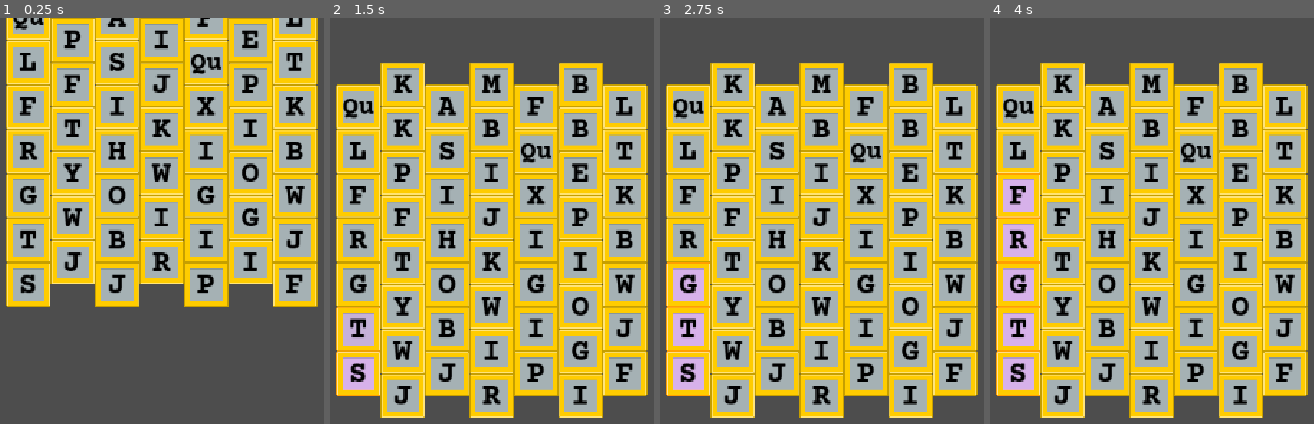
Above: before the commit, frames 1-4 (left to right).
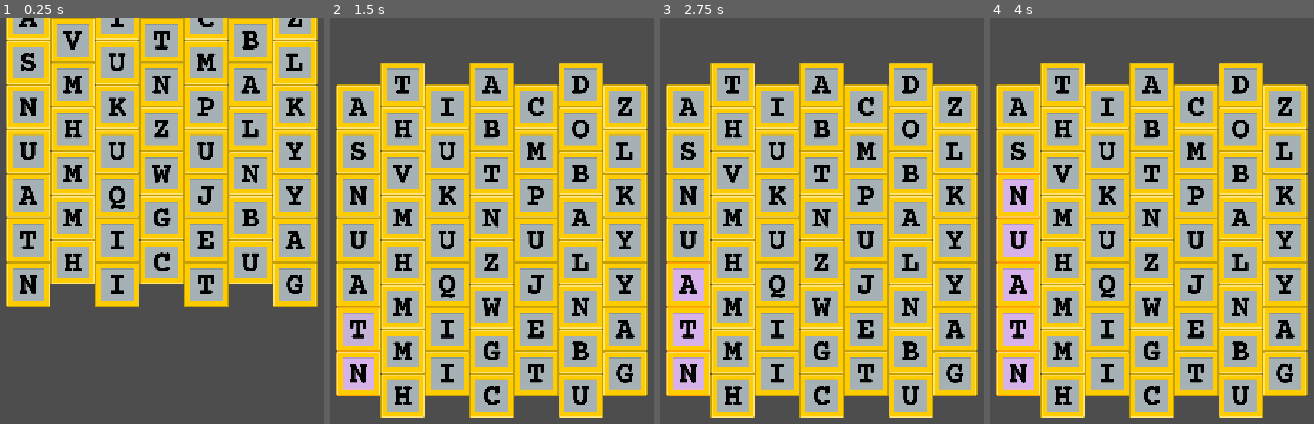
Above: after the commit, the same moments.

Repository: Kurrahman/kutubuku-godot
Game: Godot game, scene res://scenes/Game.tscn
The game is run twice, just before and just after one commit, with the same random seed, the same clock (stepped at 60 frames per second) and the same inputs.
Inputs (mouse positions are in pixels of both pictures, inside the frame that each line leads up to):
- Up to frame 1 (0.25 s): no input
- Up to frame 2 (1.5 s): move the mouse to (359, 375) at 0.52 s; click (359, 375) at 0.67 s; tap Enter at 1.25 s; move the mouse to (359, 330) at 1.27 s; click (359, 330) at 1.42 s
- Up to frame 3 (2.75 s): tap Space at 2 s; move the mouse to (689, 285) at 2.02 s; click (689, 285) at 2.17 s
- Up to frame 4 (4 s): tap Enter at 2.75 s; move the mouse to (1019, 241) at 2.77 s; click (1019, 241) at 2.92 s; tap Space at 3.5 s; move the mouse to (1019, 196) at 3.52 s; click (1019, 196) at 3.67 s

The runs differ from the first frame. In frame 1, 6.5% of the frame differs, in the area x 4-95%, y 0-68%; in frame 2, 7.7%; in frame 3, 7.7%; in frame 4, 7.7%, in the area x 4-95%, y 13-96%.

Commit message:
add dictionary and improve letter selections

Diff:
--- a/game-components/Tile.tscn
+++ b/game-components/Tile.tscn
@@ -3,6 +3,43 @@
 [ext_resource type="Texture2D" uid="uid://c5i0fq7p0kk42" path="res://assets/letter.png" id="1_j13wd"]
 [ext_resource type="Script" uid="uid://ckmlk6kd0o437" path="res://scripts/tile.gd" id="1_ueedy"]
 [ext_resource type="FontFile" uid="uid://xsv5kaod5wnw" path="res://assets/fonts/CourierPrime-Bold.ttf" id="3_3njqm"]
+
+[sub_resource type="Animation" id="Animation_3njqm"]
+length = 0.001
+tracks/0/type = "value"
+tracks/0/imported = false
+tracks/0/enabled = true
+tracks/0/path = NodePath(".:offset")
+tracks/0/interp = 1
+tracks/0/loop_wrap = true
+tracks/0/keys = {
+"times": PackedFloat32Array(0),
+"transitions": PackedFloat32Array(1),
+"update": 0,
+"values": [Vector2(0, 0)]
+}
+
+[sub_resource type="Animation" id="Animation_2isxq"]
+resource_name = "shake"
+length = 0.12999999999999998
+tracks/0/type = "value"
+tracks/0/imported = false
+tracks/0/enabled = true
+tracks/0/path = NodePath(".:offset")
+tracks/0/interp = 1
+tracks/0/loop_wrap = true
+tracks/0/keys = {
+"times": PackedFloat32Array(0.001, 0.03, 0.07, 0.1, 0.13),
+"transitions": PackedFloat32Array(1, 1, 1, 1, 1),
+"update": 0,
+"values": [Vector2(0, 0), Vector2(32, 0), Vector2(0, 0), Vector2(-32, 0), Vector2(0, 0)]
+}
+
+[sub_resource type="AnimationLibrary" id="AnimationLibrary_ncocv"]
+_data = {
+&"RESET": SubResource("Animation_3njqm"),
+&"shake": SubResource("Animation_2isxq")
+}
 
 [sub_resource type="RectangleShape2D" id="RectangleShape2D_ogq8d"]
 size = Vector2(64, 64)
@@ -17,26 +54,31 @@
 scale = Vector2(0.25, 0.25)
 texture = ExtResource("1_j13wd")
 
-[node name="CollisionShape2D" type="CollisionShape2D" parent="." unique_id=1487591150]
-shape = SubResource("RectangleShape2D_ogq8d")
-
-[node name="Label" type="Label" parent="." unique_id=1819279132]
-anchors_preset = 8
+[node name="Label" type="Label" parent="Sprite" unique_id=1819279132]
+anchors_preset = -1
 anchor_left = 0.5
 anchor_top = 0.5
 anchor_right = 0.5
 anchor_bottom = 0.5
-offset_left = -24.0
-offset_top = -24.0
-offset_right = 24.0
-offset_bottom = 28.0
+offset_left = -223.99997
+offset_top = -285.0
+offset_right = -32.0
+offset_bottom = 53.0
 grow_horizontal = 2
 grow_vertical = 2
+size_flags_horizontal = 4
 theme_override_colors/font_color = Color(0, 0, 0, 1)
 theme_override_fonts/font = ExtResource("3_3njqm")
-theme_override_font_sizes/font_size = 45
+theme_override_font_sizes/font_size = 180
 horizontal_alignment = 1
 vertical_alignment = 1
+
+[node name="AnimationPlayer" type="AnimationPlayer" parent="." unique_id=1547637088]
+root_node = NodePath("../Sprite")
+libraries/ = SubResource("AnimationLibrary_ncocv")
+
+[node name="CollisionShape2D" type="CollisionShape2D" parent="." unique_id=1487591150]
+shape = SubResource("RectangleShape2D_ogq8d")
 
 [node name="SearchArea" type="Area2D" parent="." unique_id=1098772503]
 
--- a/project.godot
+++ b/project.godot
@@ -17,6 +17,7 @@
 [autoload]
 
 Utils="*uid://blank2hgv3fhb"
+Dict="*uid://cjfuyvl1qvwm3"
 
 [display]
 
--- a/scripts/board.gd
+++ b/scripts/board.gd
@@ -21,6 +21,10 @@
 	for t in selected_tiles:
 		output += t.letter
 	return output
+
+func shake_selected_tiles():
+	for tile in self.selected_tiles:
+		tile.shake()
 
 func remove_tile(tile):
 	for column in self.columns:
@@ -47,20 +51,25 @@
 	return max_tile_in_column * 0.1
 
 func _on_tile_clicked(tile):
-	var last_tile = self.selected_tiles.back()
-	if last_tile == tile:
-		var duration = get_wait_duration()
-		for t in self.selected_tiles:
-			remove_tile(t)
-		collapse_board()
-		await get_tree().create_timer(duration).timeout
-		fill_board()
-		return
-
-	if last_tile != null and not tile.is_selected:
-		if not last_tile.is_neighbor(tile):
+	if !self.selected_tiles.is_empty():
+		var last_tile = self.selected_tiles.back()
+		var word = get_selected_word()
+		if last_tile == tile:
+			if not Dict.word_lookup(word):
+				shake_selected_tiles()
+				return
+			var duration = get_wait_duration()
+			for t in self.selected_tiles:
+				remove_tile(t)
+			self.selected_tiles = []
+			collapse_board()
+			await get_tree().create_timer(duration).timeout
+			fill_board()
 			return
 
+		if last_tile != null and not tile.is_selected:
+			if not last_tile.is_neighbor(tile):
+				return
 	if (tile not in selected_tiles):
 		tile.select()
 		self.selected_tiles.append(tile)
--- /dev/null
+++ b/scripts/dict.gd
@@ -0,0 +1,38 @@
+extends Node
+
+const DICTIONARY_PATH = 'res://assets/dictionary/dictionary.txt'
+var dictionary:  Array[String] = []
+var dictionary_length = 0
+
+func load_dictionary():
+	var file = FileAccess.open(DICTIONARY_PATH, FileAccess.READ)
+	if file != null:
+		while not file.eof_reached():
+			var line = file.get_line()
+			self.dictionary.append(line.to_upper())
+	self.dictionary_length = len(self.dictionary)
+
+
+func word_lookup(word: String) -> bool:
+	if self.dictionary_length < 1: return false
+	var left = 0
+	var right = self.dictionary_length
+	while left != right:
+		var middle = (left + right) / 2
+		if (middle == left): break
+		if word < self.dictionary[middle]:
+			right = middle - 1
+		elif word > self.dictionary[middle]:
+			left = middle + 1
+		else: return true
+	return word == self.dictionary[left]
+
+
+# Called when the node enters the scene tree for the first time.
+func _ready() -> void:
+	load_dictionary()
+
+
+# Called every frame. 'delta' is the elapsed time since the previous frame.
+func _process(delta: float) -> void:
+	pass
--- a/scripts/tile.gd
+++ b/scripts/tile.gd
@@ -3,25 +3,24 @@
 signal tile_clicked()
 
 @onready var sprite: Sprite2D = $Sprite
-@onready var text: Label = $Label
+@onready var text: Label = $Sprite/Label
 @onready var search_area: Area2D = $SearchArea
+@onready var animation_player: AnimationPlayer = $AnimationPlayer
 @onready var is_selected = false
 var letter
 # Called when the node enters the scene tree for the first time.
 
-func is_q(letter) -> bool:
-	return letter == "Qu"
-
 func _ready() -> void:
 	self.letter = Utils.random_letter()
 	self.text.text = self.letter
-	if (is_q(self.letter)):
-		self.text.add_theme_font_size_override("font_size", 38)
 
 
 # Called every frame. 'delta' is the elapsed time since the previous frame.
 func _process(delta: float) -> void:
 	pass
+
+func shake() -> void:
+	self.animation_player.play("shake")
 
 func unselect():
 	self.is_selected = false
@@ -46,5 +45,4 @@
 func move_to(y: int):
 	var tween = create_tween()
 	var duration = 0.1 * abs(self.position.y - y) / 128
-	print(duration)
 	tween.tween_property(self, "position", Vector2(self.position.x, y), duration)
--- a/scripts/utils.gd
+++ b/scripts/utils.gd
@@ -1,6 +1,13 @@
 extends Node
 
 var randomizer = RandomNumberGenerator.new()
+var letter_groups = [
+	['A', 'E', 'I', 'R', 'N', 'K', 'M', 'T', 'U', 'G'],
+	['B', 'S', 'D', 'H', 'L', 'O', 'P', 'C', 'J', 'Y'],
+	['F', 'Q', 'V', 'W', 'X', 'Z']
+]
+
+var group_index_distribution = [0,0,0,0,0,1,1,1,2]
 # Called when the node enters the scene tree for the first time.
 func _ready() -> void:
 	pass # Replace with function body.
@@ -11,7 +18,4 @@
 	pass
 
 func random_letter() -> String:
-	var c = char(self.randomizer.randi_range(65, 90))
-	if c == 'Q':
-		return "Qu"
-	return c
+	return self.letter_groups[self.group_index_distribution.pick_random()].pick_random()
Not shown, added: assets/dictionary/dictionary.txt
Not shown, added: scripts/dict.gd.uid
